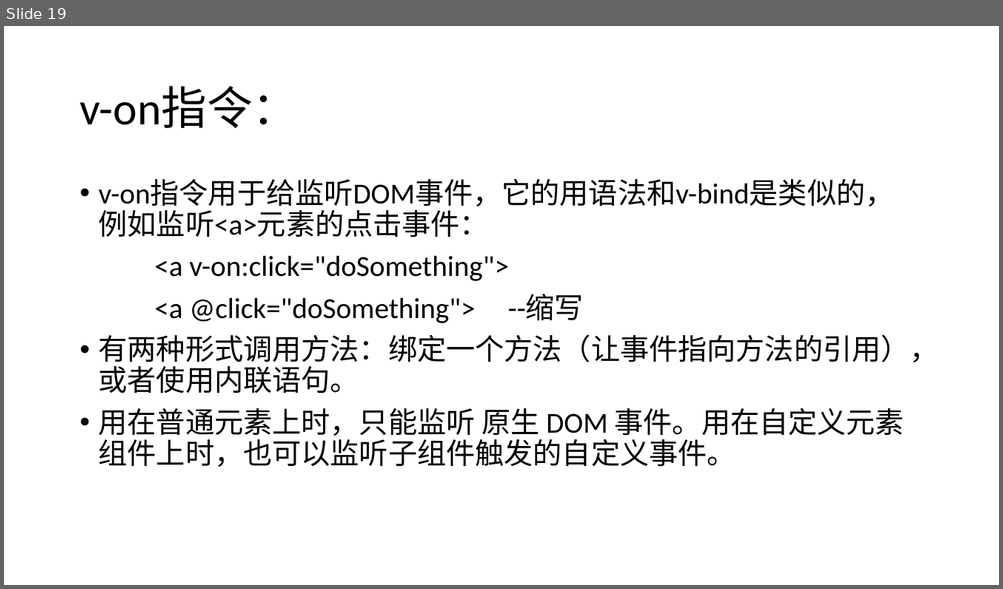
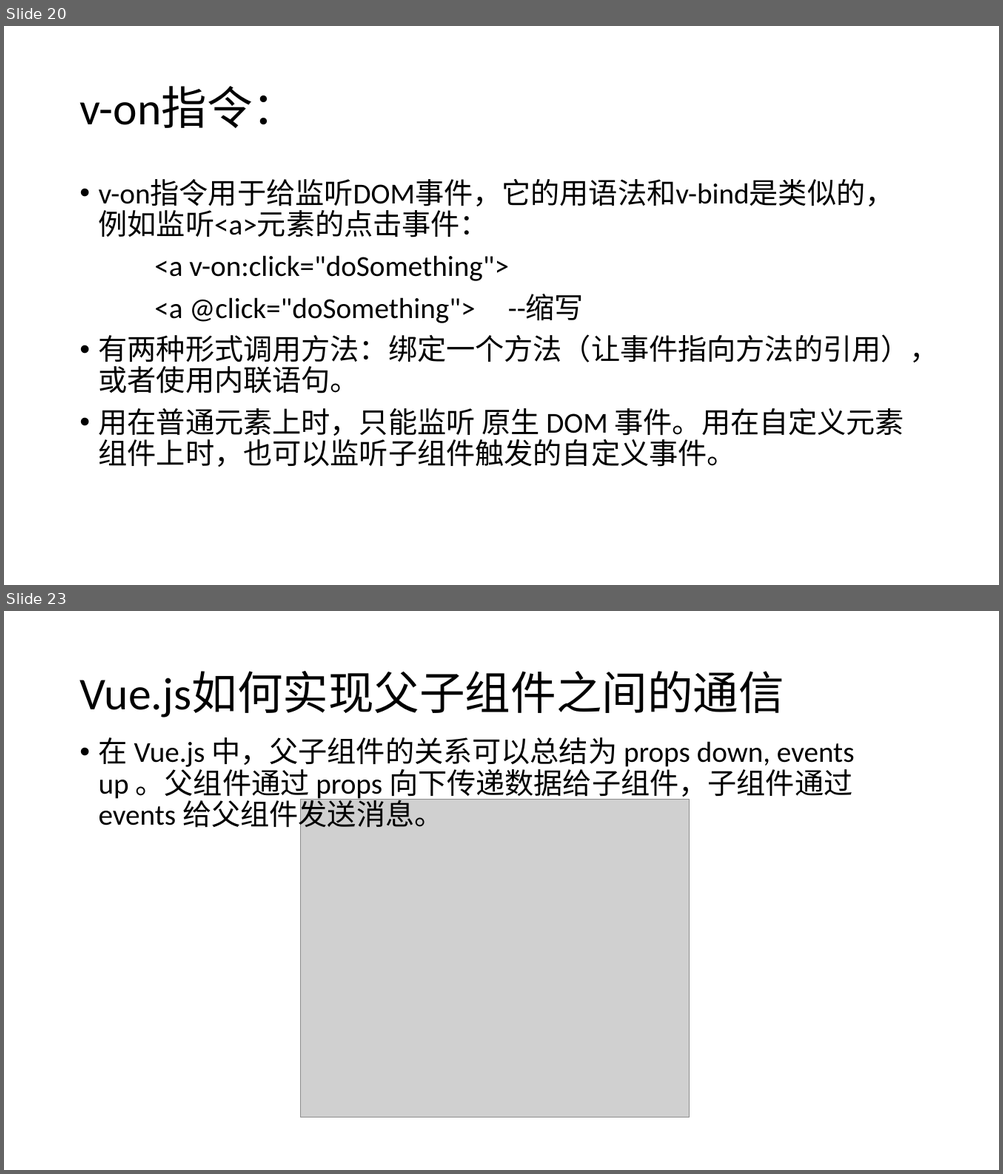
Before and after one commit to YSMJ1994/study, a slide deck: study_Vue/学习Vue.pptx. Shown one above the other, each under a label of ours: slide 19 before the commit, slides 20 and 23 after it; the slides between them are not shown. The pictures are 1003x589 and 1003x1174 pixels, drawn with LibreOffice and Linux fonts; fonts in the diff are those of the drawing; grey boxes stand for pictures. Boxes give left, top, right and bottom in pixels: in the first picture for what was removed or moved away, otherwise in the second. Text is boxed around its words. In the diff, an @@ line names an element or a change of style, - is before the commit and + after.

```diff
--- a/study_Vue/学习Vue.pptx
+++ b/study_Vue/学习Vue.pptx
@@ slide 23 added at (4, 611, 999, 1170), background #FFFFFF @@
@@ title added at (79, 672, 784, 718), 44 pt, text #000000 @@
+Vue.js如何实现父子组件之间的通信
@@ text added at (99, 738, 854, 833), 28 pt, text #000000 @@
+• 在 Vue.js 中，父子组件的关系可以总结为 props down, events up 。父组件通过 props 向下传递数据给子组件，子组件通过 events 给父组件发送消息。
@@ picture added at (300, 800, 689, 1118) @@
@@ what was slide 19 is now slide 20 @@
```
Also in this commit, not shown: 1 slide changed, 4 other slides added, 1 slide removed, 8 other files.
